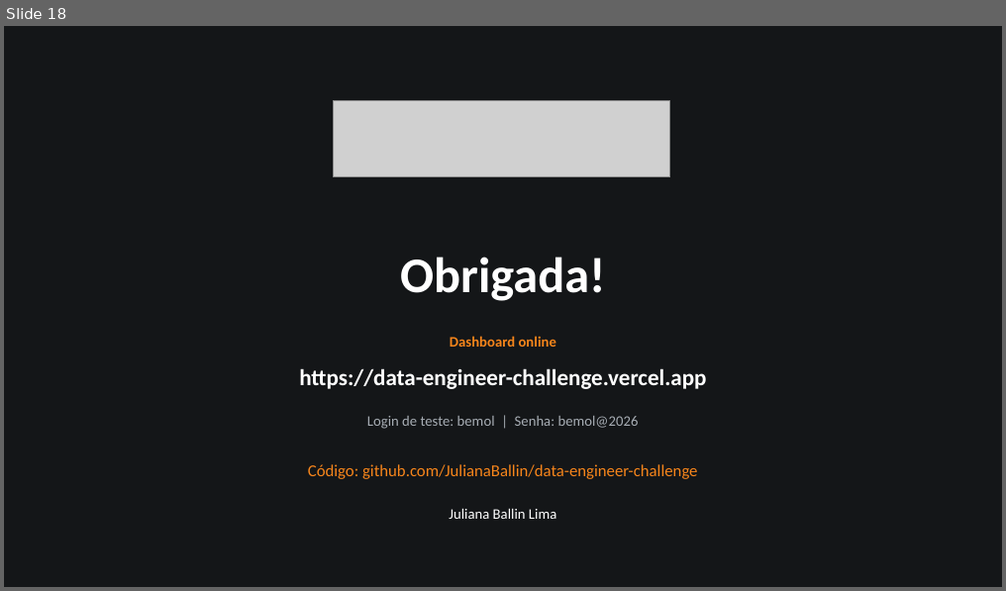
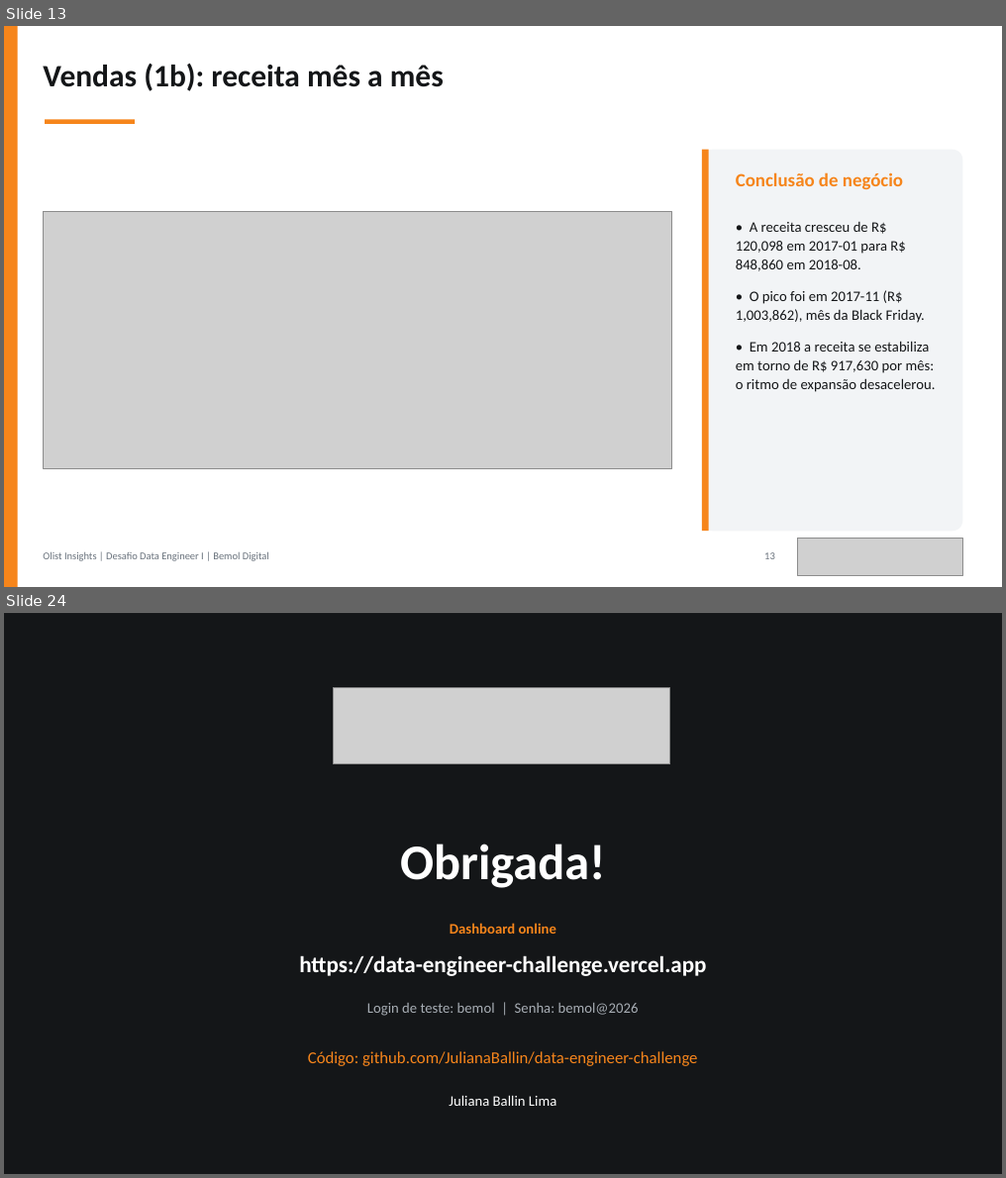
Before and after one commit to JulianaBallin/data-engineer-challenge, a slide deck: docs/apresentacao/apresentacao-olist.pptx. Shown one above the other, each under a label of ours: slide 18 before the commit, slides 13 and 24 after it; the slides between them are not shown. The pictures are 1006x591 and 1006x1178 pixels, drawn with LibreOffice and Linux fonts; fonts in the diff are those of the drawing; grey boxes stand for pictures. Boxes give left, top, right and bottom in pixels: in the first picture for what was removed or moved away, otherwise in the second. Text is boxed around its words. In the diff, an @@ line names an element or a change of style, - is before the commit and + after.

```diff
--- a/docs/apresentacao/apresentacao-olist.pptx
+++ b/docs/apresentacao/apresentacao-olist.pptx
@@ slide 13 added at [4, 26, 1002, 587], background #FFFFFF @@
@@ rectangle added at [4, 26, 18, 587], fill #F6851B @@
@@ text added at [43, 64, 444, 91], 30 pt, text #141618, bold @@
+Vendas (1b): receita mês a mês
@@ rectangle added at [45, 120, 135, 124], fill #F6851B @@
@@ rounded rectangle added at [702, 150, 962, 531], fill #F2F4F6 @@
@@ rectangle added at [702, 150, 709, 531], fill #F6851B @@
@@ text added at [736, 173, 903, 189], 18 pt, text #F6851B, bold @@
+Conclusão de negócio
@@ picture added at [43, 212, 672, 470] @@
@@ text added at [736, 221, 935, 392], 14 pt, text #141618 @@
+• A receita cresceu de R$ 120,098 em 2017-01 para R$ 848,860 em 2018-08.
+• O pico foi em 2017-11 (R$ 1,003,862), mês da Black Friday.
+• Em 2018 a receita se estabiliza em torno de R$ 917,630 por mês: o ritmo de expansão desacelerou.
@@ text added at [43, 553, 269, 562], 10 pt, text #6A737D @@
+Olist Insights | Desafio Data Engineer I | Bemol Digital
@@ text added at [764, 553, 775, 560], 10 pt, text #6A737D @@
+13
@@ picture added at [798, 539, 963, 576] @@
@@ what was slide 18 is now slide 24 @@
```
Also in this commit, not shown: 9 slides changed, 5 other slides added, 35 other files.
